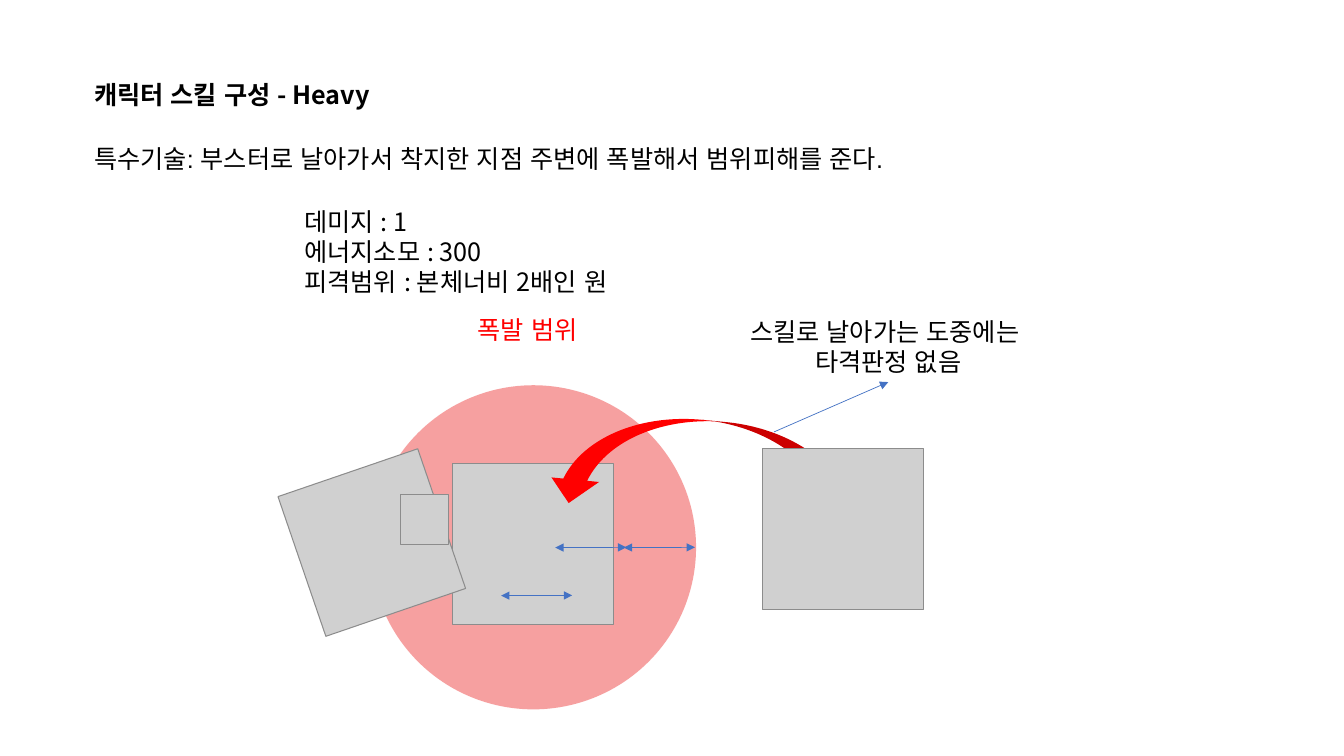
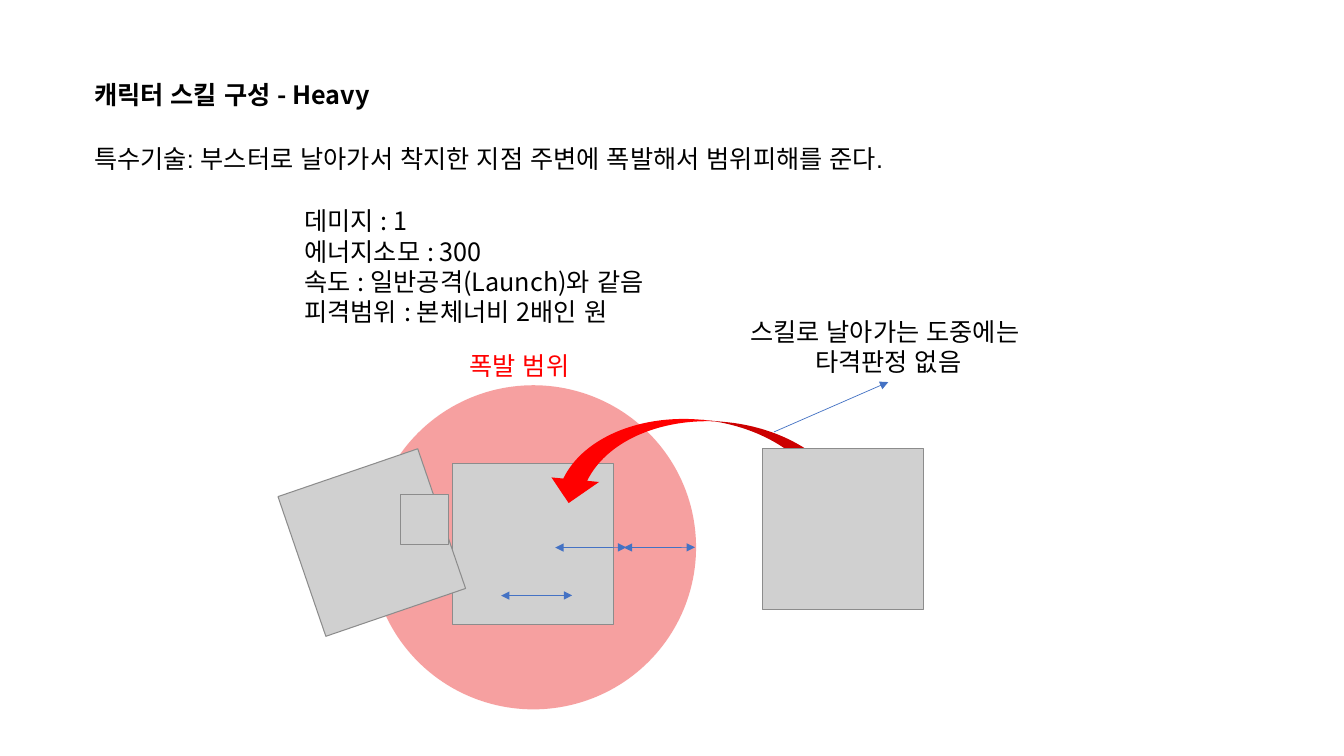
Before and after one commit to penspanic/ITWGamejam, a slide deck: slide 21 of Plan/Rocketman_씬&스킬구성.pptx. Drawn at 1344x756 pixels with LibreOffice and Linux fonts; fonts in the diff are those of the drawing; grey boxes stand for pictures. Boxes give left, top, right and bottom in pixels: in the first picture for what was removed or moved away, otherwise in the second. Text is boxed around its words. In the diff, an @@ line names an element or a change of style, - is before the commit and + after.

```diff
--- a/Plan/Rocketman_씬&스킬구성.pptx
+++ b/Plan/Rocketman_씬&스킬구성.pptx
@@ text at (x1=304, y1=270, x2=643, y2=296): paragraph added @@
+속도 : 일반공격(Launch)와 같음
@@ text "폭발 범위" moved from (x1=478, y1=318, x2=577, y2=341) to (x1=470, y1=354, x2=569, y2=377) @@
```
Also in this commit, not shown: 8 other slides changed.
